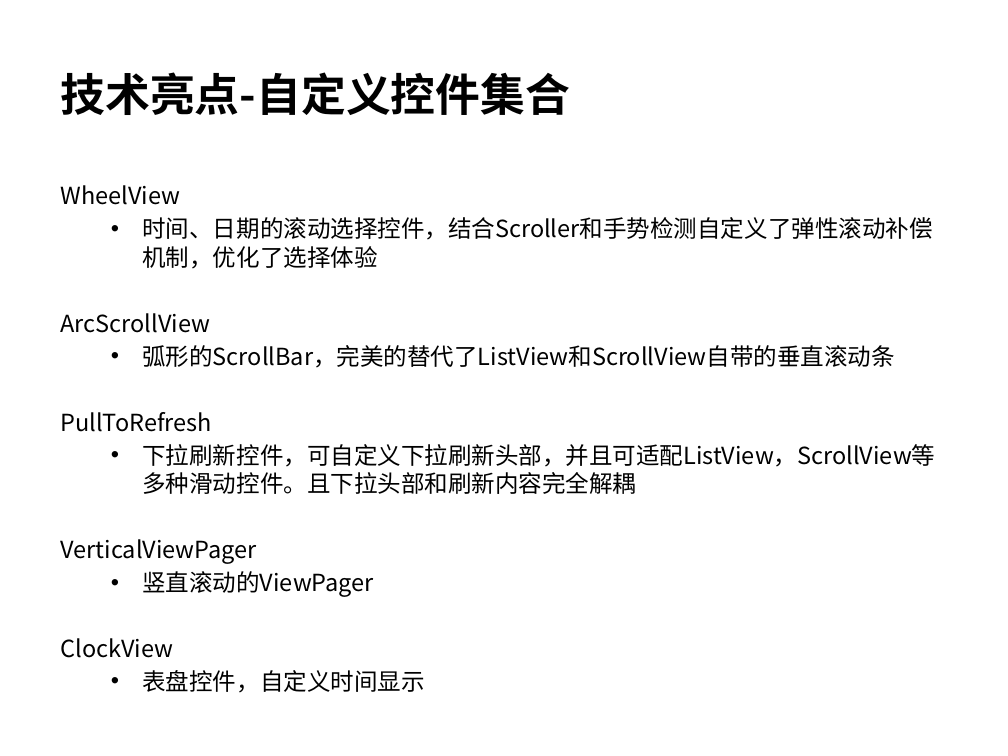
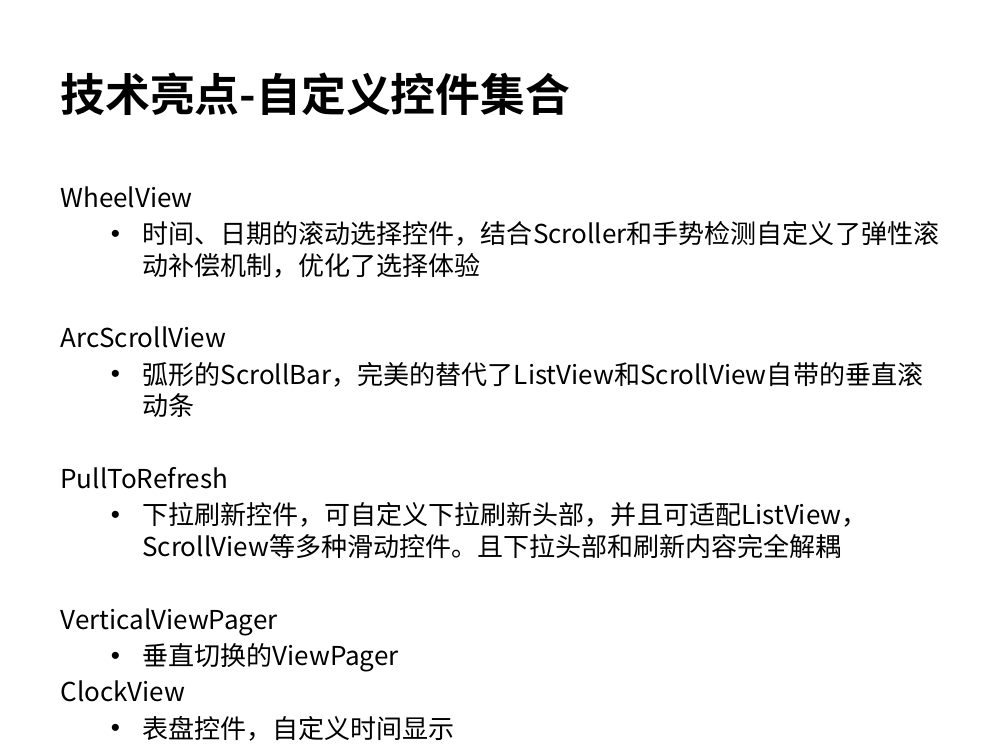
Before and after one commit to wangzhengyi/WangZhengyi, a slide deck: slide 12 of promote/2016-promote-p6.pptx. Drawn at 1008x756 pixels with LibreOffice and Linux fonts; fonts in the diff are those of the drawing. Boxes give left, top, right and bottom in pixels: in the first picture for what was removed or moved away, otherwise in the second. Text is boxed around its words. In the diff, an @@ line names an element or a change of style, - is before the commit and + after.

Commit message:
增加VerticalViewPager的实现机制介绍

```diff
--- a/promote/2016-promote-p6.pptx
+++ b/promote/2016-promote-p6.pptx
@@ text at [60,186,939,741]: size 16.8 to 18.6 pt @@
@@ text at [142,643,398,672]: text changed; size 16.8 to 18.6 pt @@
-  • 竖直滚动的ViewPager
+  • 垂直切换的ViewPager
```
